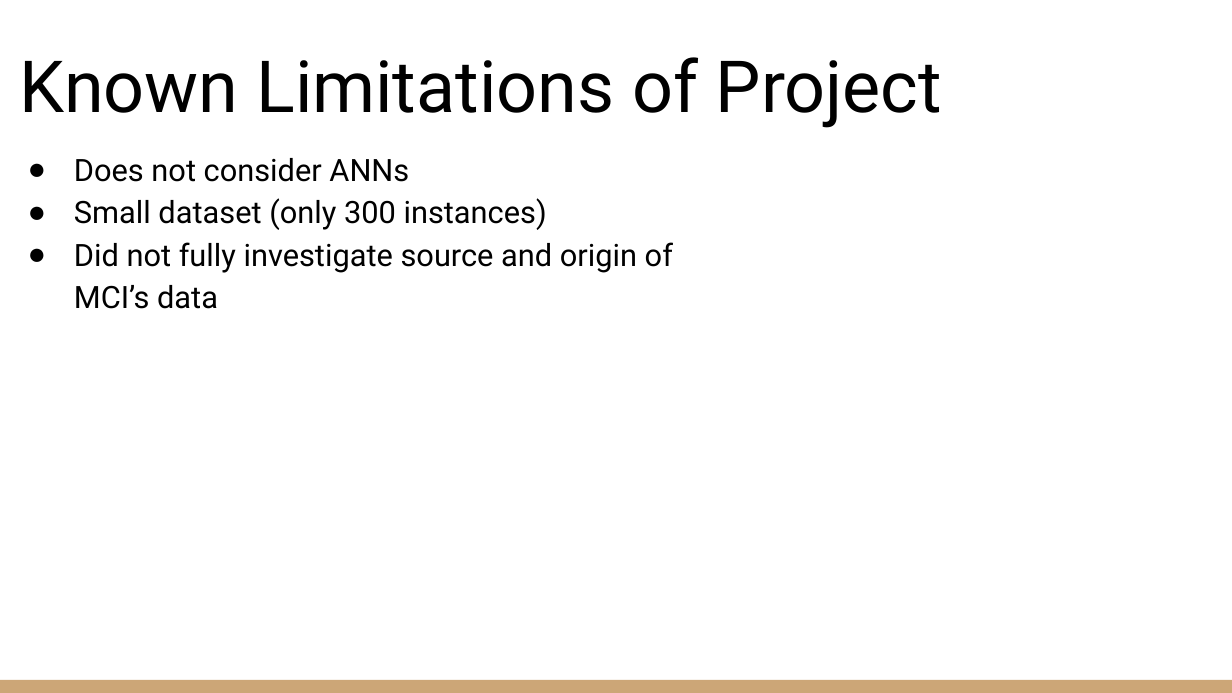
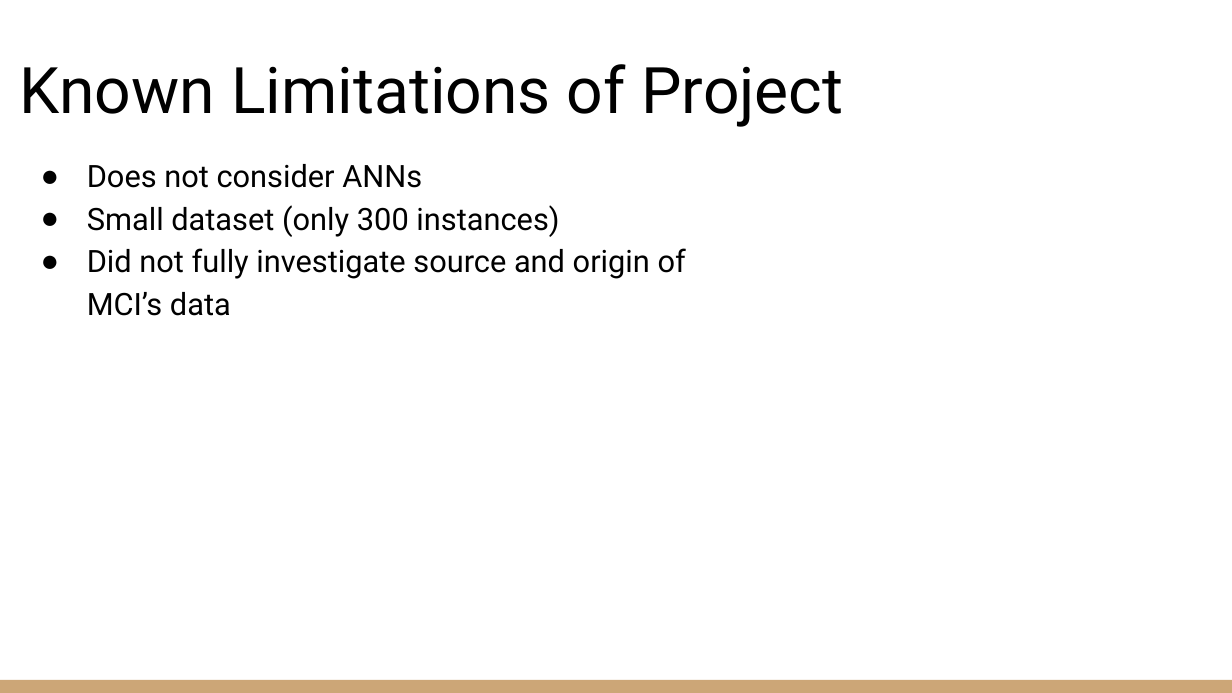
Before and after one commit to zachcarlson/HeartAttackPredictor, a slide deck: slide 27 of documents/DSCI 631 Final Project Presentation.pptx (slide 24 before the commit). Drawn at 1232x693 pixels with LibreOffice and Linux fonts; fonts in the diff are those of the drawing. Boxes give left, top, right and bottom in pixels: in the first picture for what was removed or moved away, otherwise in the second. Text is boxed around its words. In the diff, an @@ line names an element or a change of style, - is before the commit and + after.

```diff
--- a/documents/DSCI 631 Final Project Presentation.pptx
+++ b/documents/DSCI 631 Final Project Presentation.pptx
@@ title "Known Limitations of Project" at <box>20,64,843,127</box>: size 42 to 37.5 pt @@
@@ text "Does not consider ANNs": place and size @@
-text "Does not consider ANNs" at <box>74,158,673,309</box>
+text "Does not consider ANNs" at <box>87,164,686,316</box>
```
Also in this commit, not shown: 10 other slides changed, 5 slides added, 2 slides removed, 2 other files.
